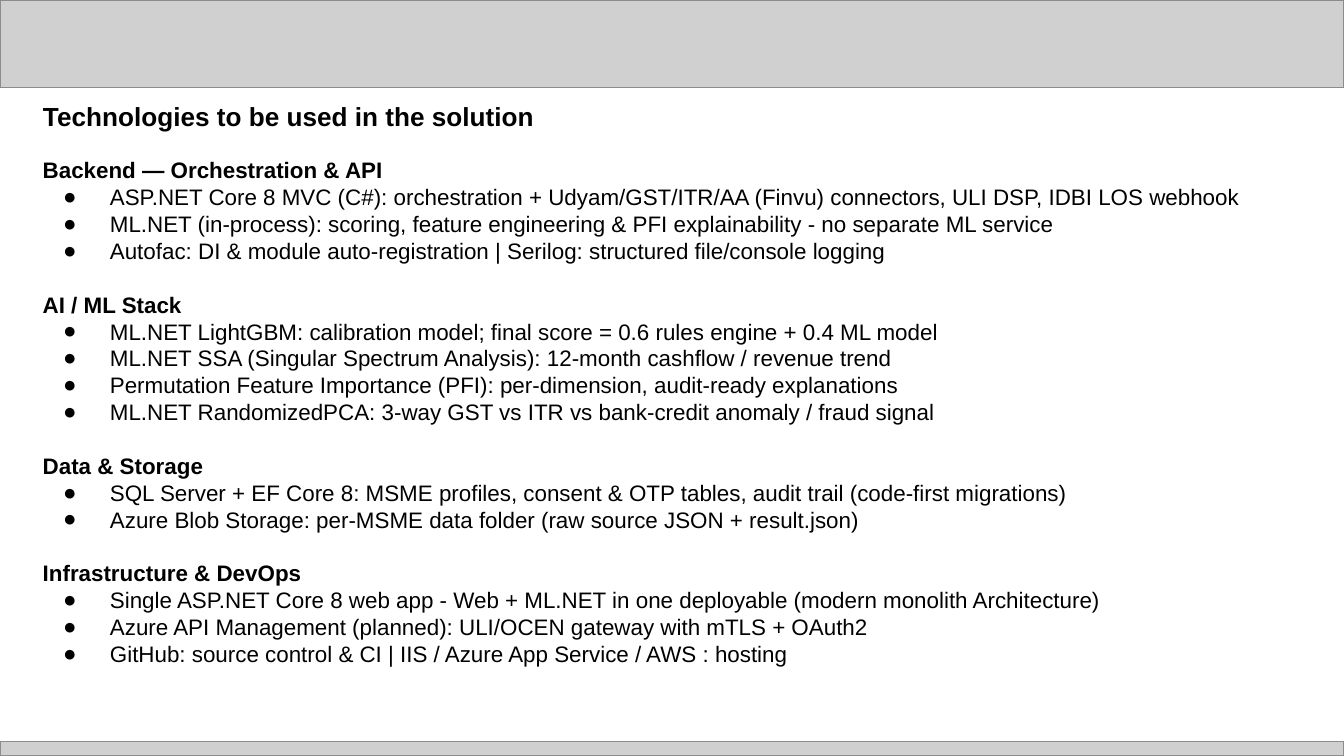
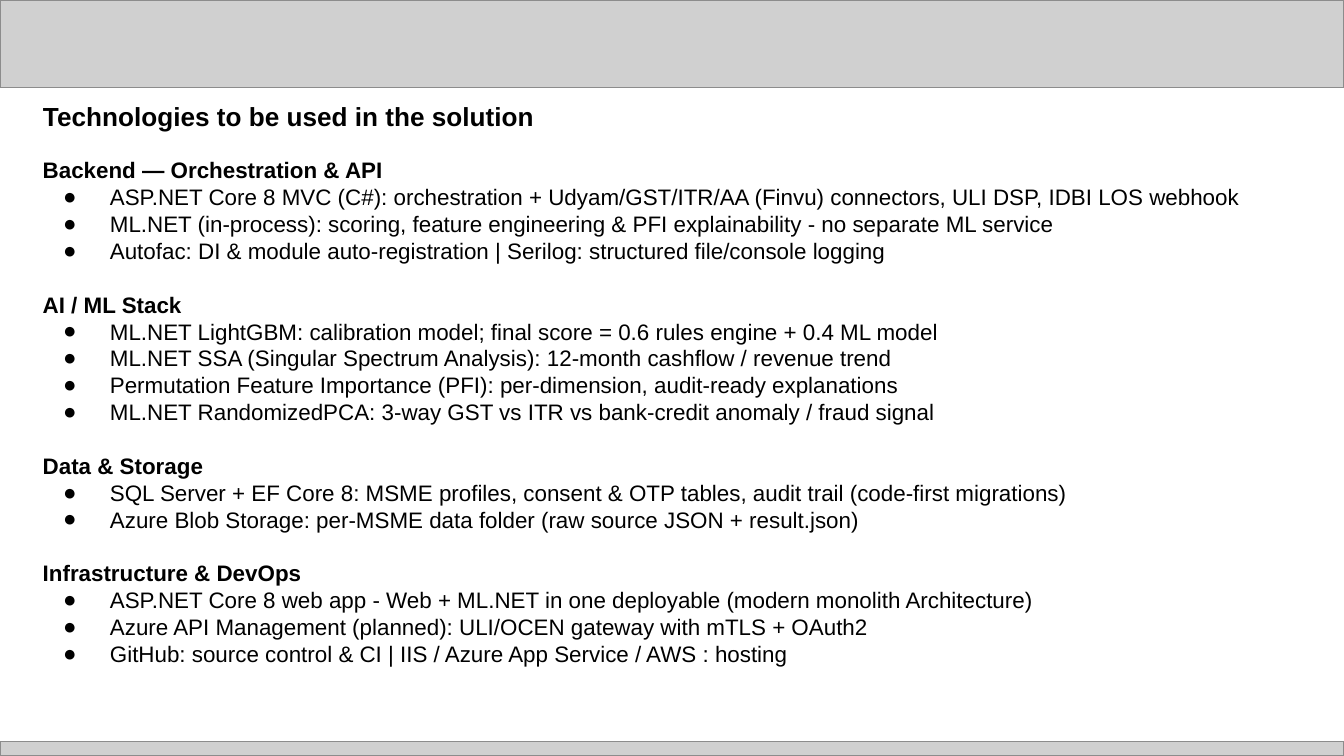
Before and after one commit to abhinavmukwane/FinRiskLensAI, a slide deck: slide 8 of Doc/Prototype Submission Deck _ IDBI Innovate.pptx. Drawn at 1344x756 pixels with LibreOffice and Linux fonts; fonts in the diff are those of the drawing; grey boxes stand for pictures. Boxes give left, top, right and bottom in pixels: in the first picture for what was removed or moved away, otherwise in the second. Text is boxed around its words. In the diff, an @@ line names an element or a change of style, - is before the commit and + after.

Commit message:
#Update PPT

```diff
--- a/Doc/Prototype Submission Deck _ IDBI Innovate.pptx
+++ b/Doc/Prototype Submission Deck _ IDBI Innovate.pptx
@@ text at bbox=[110, 591, 1033, 613]: text changed @@
-● Single ASP.NET Core 8 web app - Web + ML.NET in one deployable (modern monolith Architecture)
+● ASP.NET Core 8 web app - Web + ML.NET in one deployable (modern monolith Architecture)
```
Also in this commit, not shown: 1 other slide changed, 1 slide removed.
